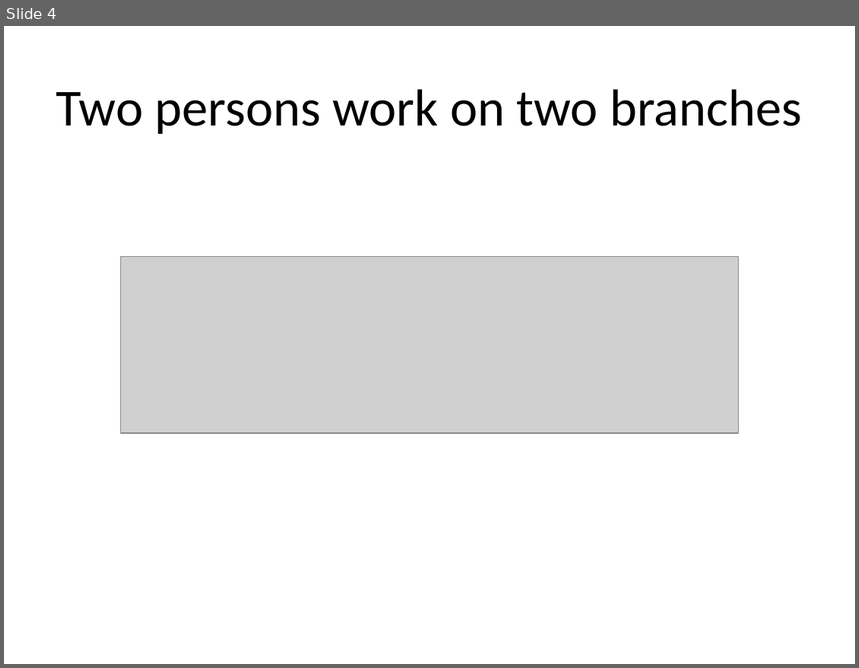
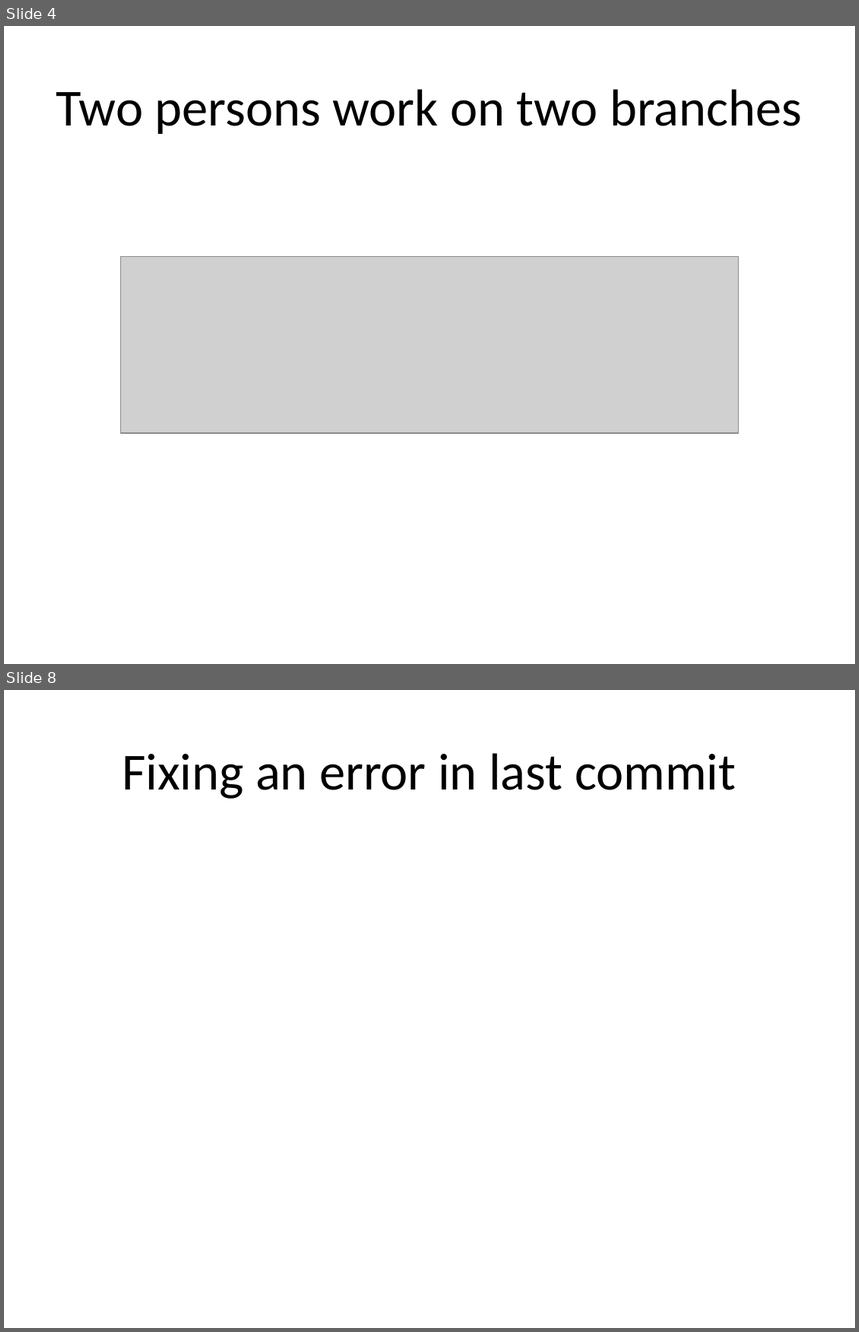
Before and after one commit to uncas/writings, a slide deck: GitRebase.pptx. Shown one above the other, each under a label of ours: slide 4 before the commit, slides 4 and 8 after it; the slides between them are not shown. The pictures are 859x668 and 859x1332 pixels, drawn with LibreOffice and Linux fonts; fonts in the diff are those of the drawing; grey boxes stand for pictures. Boxes give left, top, right and bottom in pixels: in the first picture for what was removed or moved away, otherwise in the second. Text is boxed around its words. In the diff, an @@ line names an element or a change of style, - is before the commit and + after.

```diff
--- a/GitRebase.pptx
+++ b/GitRebase.pptx
@@ slide 8 added at box(4, 690, 855, 1328), background #FFFFFF @@
@@ title added at box(122, 753, 736, 799), 44 pt, text #000000 @@
+Fixing an error in last commit
```
Also in this commit, not shown: 5 other slides added, 2 other files.
